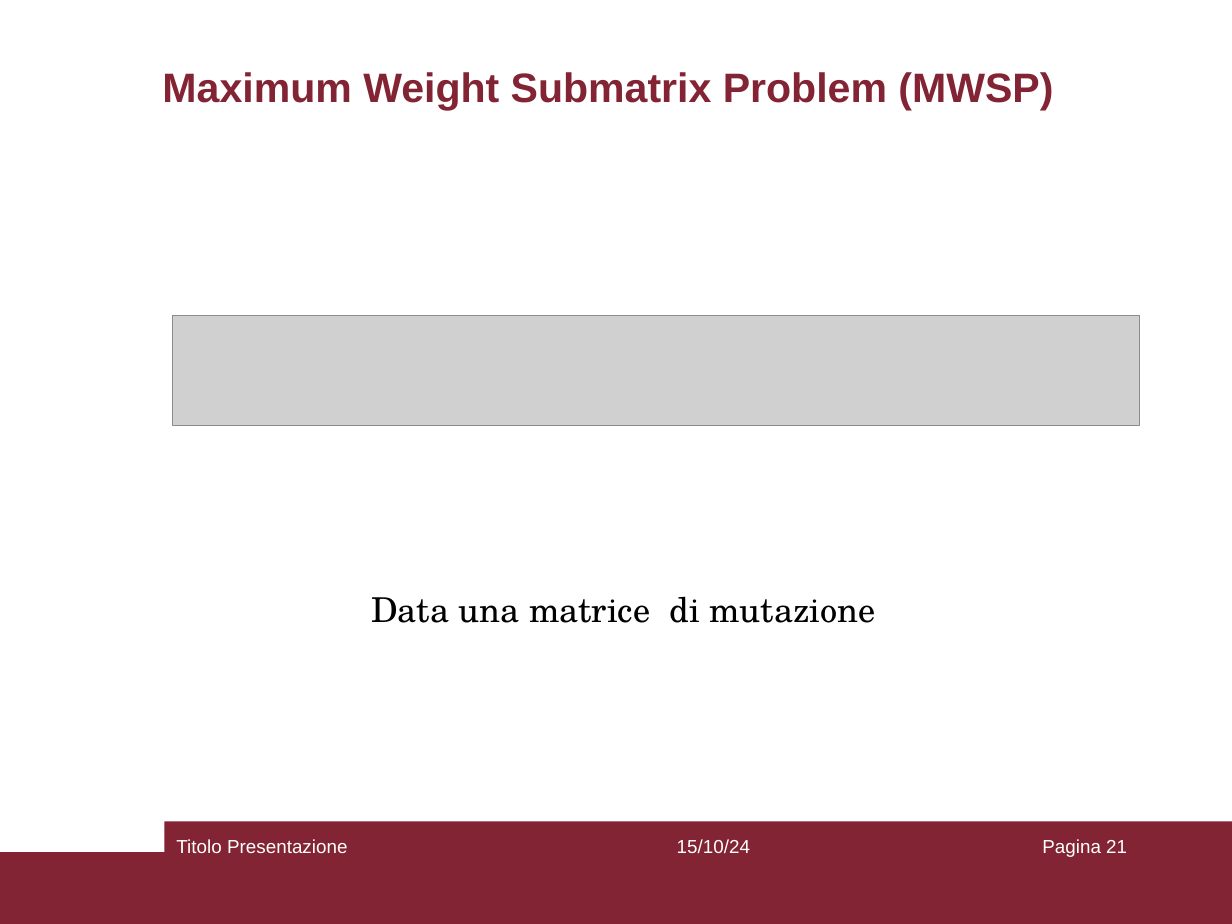
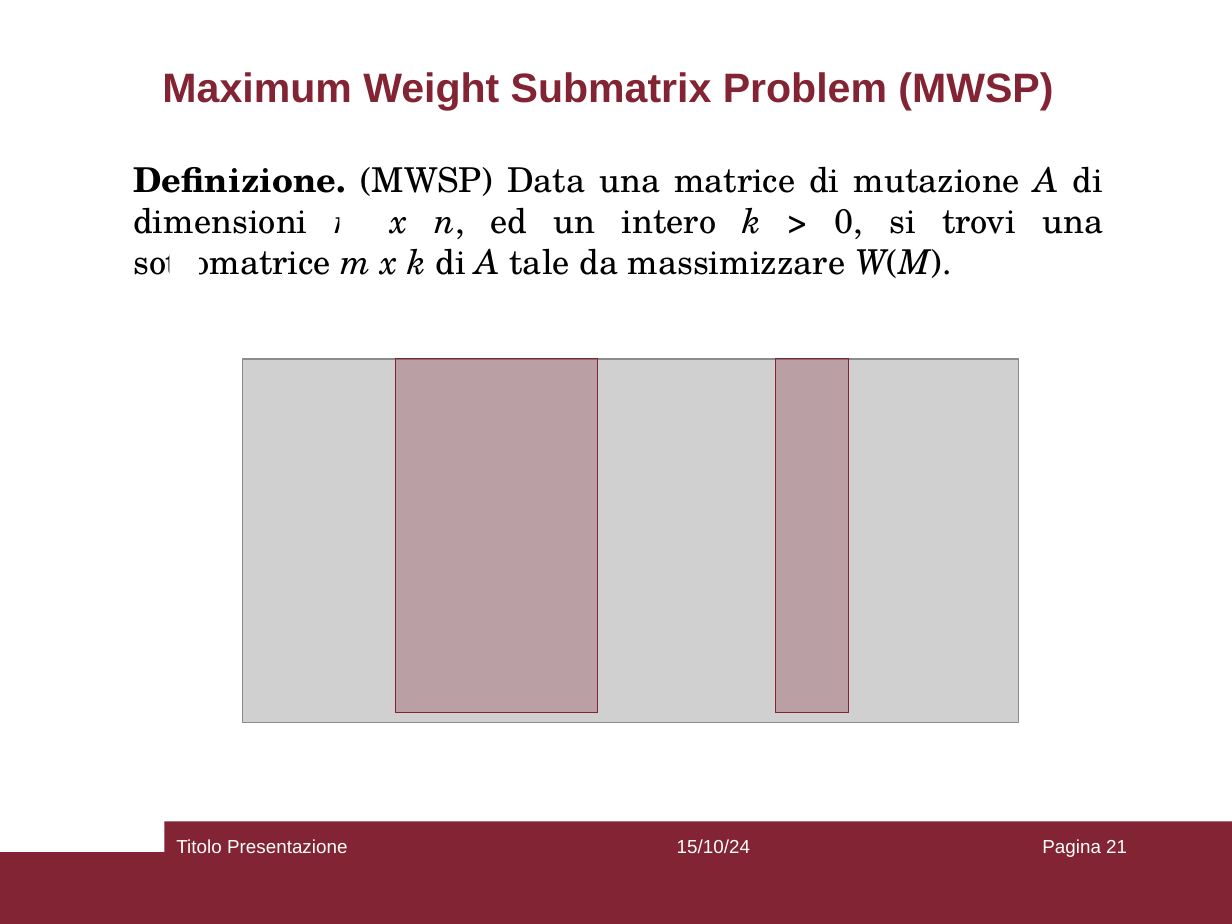
Before and after one commit to aflaag/bsc-thesis, a slide deck: slide 21 of presentation/slides.odp. Drawn at 1232x924 pixels with LibreOffice and Linux fonts; fonts in the diff are those of the drawing; grey boxes stand for pictures; background and template pictures are left out. Boxes give left, top, right and bottom in pixels: in the first picture for what was removed or moved away, otherwise in the second. Text is boxed around its words. In the diff, an @@ line names an element or a change of style, - is before the commit and + after.

Commit message:
added text to slides

```diff
--- a/presentation/slides.odp
+++ b/presentation/slides.odp
@@ text added at box(133, 166, 1103, 278), 20 pt, text #000000 @@
+Definizione. (MWSP) Data una matrice di mutazione A di dimensioni m x n, ed un intero k > 0, si trovi una sottomatrice m x k di A tale da massimizzare W(M).
@@ rectangle added at box(340, 201, 371, 244), fill #FFFFFF @@
@@ rectangle added at box(170, 239, 200, 281), fill #FFFFFF @@
@@ picture: place and size @@
-picture at box(172, 315, 1140, 425)
+picture at box(243, 359, 1019, 722)
@@ rectangle added at box(395, 359, 598, 712), fill #822433 at 28% opacity, outline #822433 0 pt @@
@@ rectangle added at box(776, 359, 849, 712), fill #822433 at 28% opacity, outline #822433 0 pt @@
@@ text removed at box(371, 596, 875, 623) @@
-Data una matrice di mutazione
```
Also in this commit, not shown: 18 other slides changed, 4 other files.
